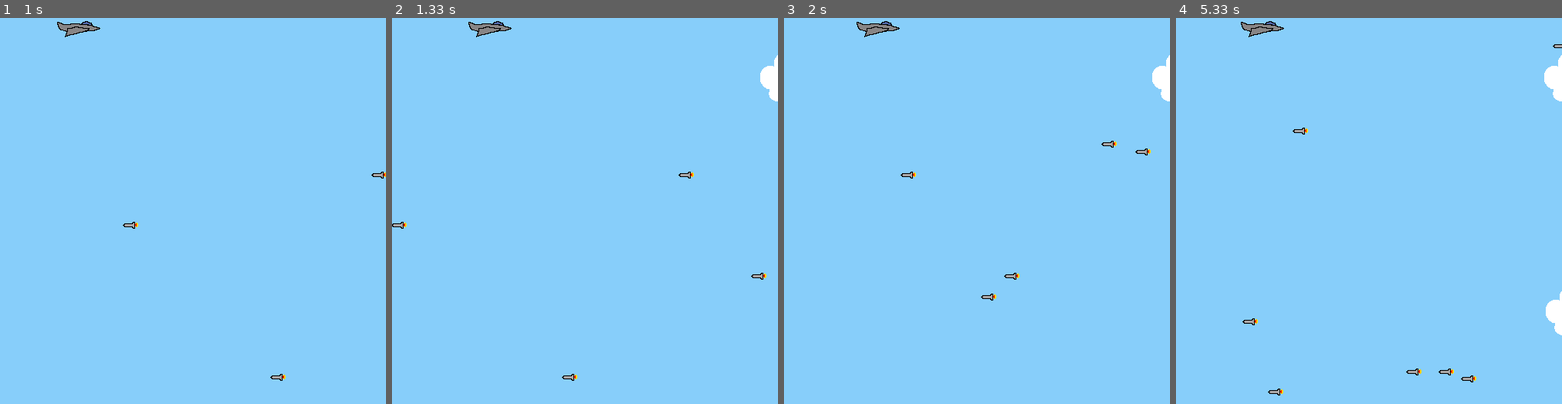
Above: before the commit, frames 1-4 (left to right).
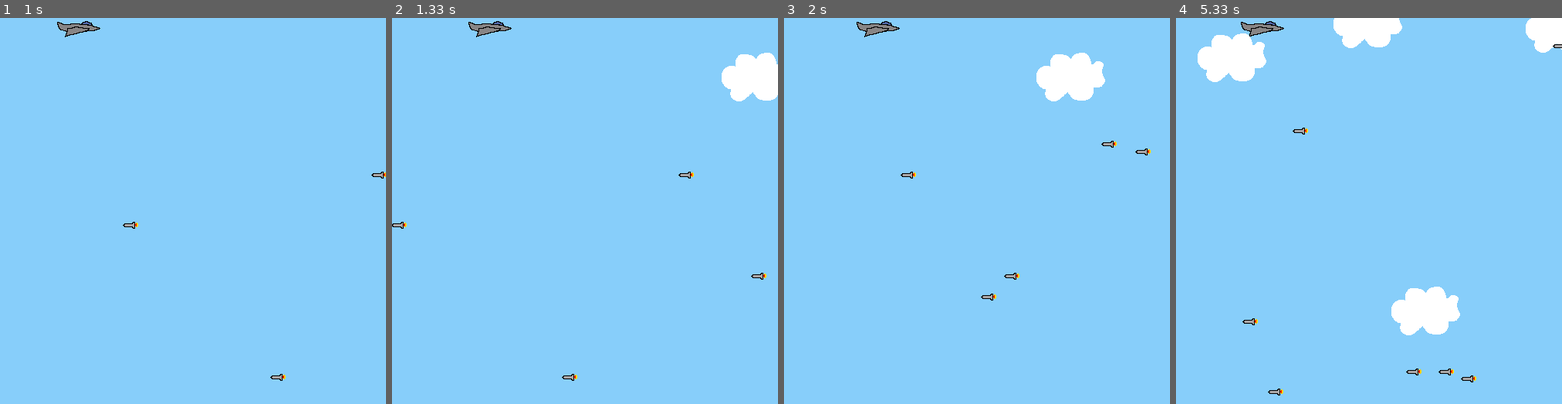
Above: after the commit, the same moments.

Repository: denisjackman/pyproject
Game: pygame game, started from game/test.py
Same seed, same stepped clock (60 frames per second), same inputs: the game is played once before the commit and once after it.
Inputs:
- Up to frame 1 (1 s): hold Right 0.33-0.8 s; hold Up from 0.83 s (still down)
- Up to frame 2 (1.33 s): release Up at 1.13 s; hold Right from 1.17 s (still down)
- Up to frame 3 (2 s): release Right at 1.63 s; hold Left from 1.67 s (still down)
- Up to frame 4 (5.33 s): release Left at 2.2 s; hold Down 2.23-2.53 s; hold Left 2.57-2.97 s; hold Up 3-3.37 s; hold Right 3.4-4.03 s; hold Left 4.47-4.93 s; hold Right from 4.97 s (still down)

Frame 1 is identical in both runs. In frame 2, 1.2% of the frame differs, in the area x 85-100%, y 9-22%; in frame 3, 2.0%; in frame 4, 5.7%, in the area x 5-100%, y 0-83%.

Commit message:
fix pylint issues

Diff:
--- a/flock/flock.py
+++ /dev/null
@@ -1,165 +0,0 @@
-#!/usr/bin/env python
-"""
-flock.py
-    this is a test bed for trying pygame out prior to folding it
-    in elsewhere.
-
-References:
- https://realpython.com/pygame-a-primer/
- https://stackoverflow.com/questions/18067219/pygame-image-screen-fill
-
-"""
-
-__author__ = "Denis J Jackman (denis_jackman@hotmail.com)"
-__version__ = "$Revision: 0.0 $"
-__date__ = "$Date: 2022/06/16 10:38:00 $"
-__copyright__ = "Copyright (c) 2022 Denis J Jackman"
-__license__ = "Python"
-
-import pygame
-import random
-from pygame.locals import *
-from pygame.color import THECOLORS
-
-dim = (1200, 900)
-
-class Box:
-    '''
-        flock box class
-    '''
-    MAX_V = 3
-
-    def __init__(self, bg, screen_dim, size, box_list):
-        '''
-            class defintion
-        '''
-        self.box_list = box_list
-        self.leader = False
-        self.bg = bg
-        self.prob = 0.1
-        self.action_radius = random.randint(25, 75)
-        self.screen_dim = screen_dim
-        self.x = screen_dim[0]/2
-        self.y = screen_dim[1]/2
-        self.width = size[0]
-        self.height = size[1]
-        self.center_x = self.x+self.width/2
-        self.center_y = self.y+self.height/2
-        self.vx = random.randint(-self.MAX_V, self.MAX_V)
-        self.vy = random.randint(-self.MAX_V, self.MAX_V)
-        self.color = THECOLORS["green"]
-        self.rect = pygame.rect.Rect(self.x, self.y, self.width, self.height)
-        self.neighbors = []
-        self.update_neighbors()
-
-    def update(self):
-        '''
-            boid update function
-        '''
-        self.update_neighbors()
-        pygame.draw.rect(self.bg, THECOLORS["black"], self.rect)
-        if random.random() < self.prob:
-            self.vx += random.randint(-1, 1)
-            self.vy += random.randint(-1, 1)
-        if len(self.neighbors) > 0:
-            leader = []
-            for neighbor in self.neighbors:
-                if neighbor.leader:
-                    leader.append(neighbor)
-                if self.leader:
-                    leader.append(self)
-                if len(leader) == 0:
-                    a = random.randint(-1, len(self.neighbors)-1)
-                    if a == -1:
-                        self.leader = True
-                    else:
-                        self.neighbors[a].leader = True
-                elif len(leader) > 1:
-                    for i in range(1, len(leader)):
-                        if len(leader[i-1].neighbors) <= len(leader[i].neighbors):
-                            leader[i-1].leader = False
-                        else:
-                            if leader[0] != self:
-                                self.vx = leader[0].vx
-                                self.vy = leader[0].vy
-                            else:
-                                self.leader = False
-                        if self.vx > self.MAX_V:
-                            self.vx = self.MAX_V
-                        elif self.vx < -self.MAX_V:
-                            self.vx = -self.MAX_V
-                        if self.vy > self.MAX_V:
-                            self.vy = self.MAX_V
-                        elif self.vy < -self.MAX_V:
-                            self.vy = -self.MAX_V
-                new_x, new_y = self.x + self.vx, self.y + self.vy
-                bound_x = new_x + self.width + self.action_radius
-                bound_y = new_y + self.height + self.action_radius
-                if bound_x >= self.screen_dim[0] or new_x-self.action_radius <= 0:
-                    self.vx *= -1
-                else:
-                    self.x = new_x
-
-                if bound_y >= self.screen_dim[1] or new_y-self.action_radius <= 0:
-                    self.vy *= -1
-                else:
-                    self.y = new_y
-                self.center_x = self.x+self.width/2
-                self.center_y = self.y+self.height/2
-                self.rect = pygame.rect.Rect(self.x,
-                                             self.y,
-                                             self.width,
-                                             self.height)
-                if self.leader:
-                    self.color = THECOLORS["blue"]
-                else:
-                    self.color = THECOLORS["green"]
-
-                pygame.draw.rect(self.bg, self.color, self.rect)
-
-    def update_neighbors(self):
-        '''
-            update neighbours
-        '''
-        self.neighbors = []
-        for box in self.box_list:
-            if box is not self and box.center_x > self.center_x-self.action_radius and box.center_x < self.center_x+self.action_radius and box.center_y > self.center_y-self.action_radius and box.center_y < self.center_y+self.action_radius:
-                self.neighbors.append(box)
-
-
-def main():
-    '''
-        this is the main function
-    '''
-    pygame.init()
-    screen = pygame.display.set_mode(dim)
-    bg = screen.convert()
-    bg.fill(THECOLORS["black"])
-    screen.blit(bg, (0,0))
-    pygame.display.update()
-    clock = pygame.time.Clock()
-    boxes = []
-    box = Box(bg, dim, (4,4), boxes)
-    boxes.append(box)
-    timer = 0
-    running = True
-
-    while running:
-
-        if timer > 100:
-            boxes.append(Box(bg, dim, (4, 4), boxes))
-            timer = 0
-        for box in boxes:
-            box.update()
-
-        screen.blit(bg, (0, 0))
-        pygame.display.flip()
-        clock.tick(35)
-        timer += 1
-        for event in pygame.event.get():
-            if event.type == QUIT or (event.type == KEYDOWN and event.key == K_ESCAPE):
-                running = False
-
-
-if __name__ == '__main__':
-    main()
--- a/game/test.py
+++ b/game/test.py
@@ -124,14 +124,14 @@
         )
 
 
-def update(self):
-    '''
+    def update(self):
+        '''
         Move the cloud based on a constant speed
         Remove the cloud when it passes the left edge of the screen
-    '''
-    self.rect.move_ip(-5, 0)
-    if self.rect.right < 0:
-        self.kill()
+        '''
+        self.rect.move_ip(-5, 0)
+        if self.rect.right < 0:
+            self.kill()
 
 
 def main():
